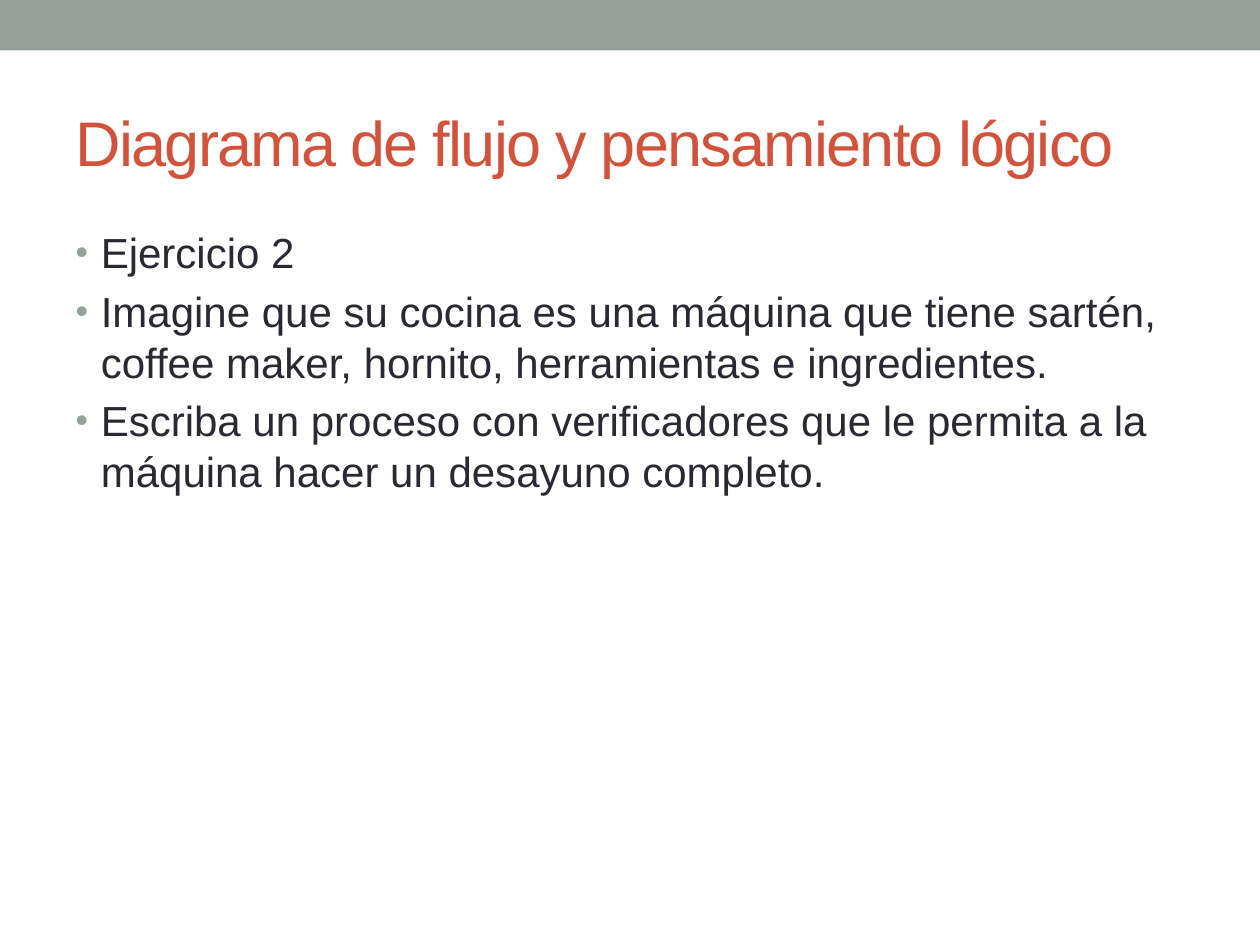
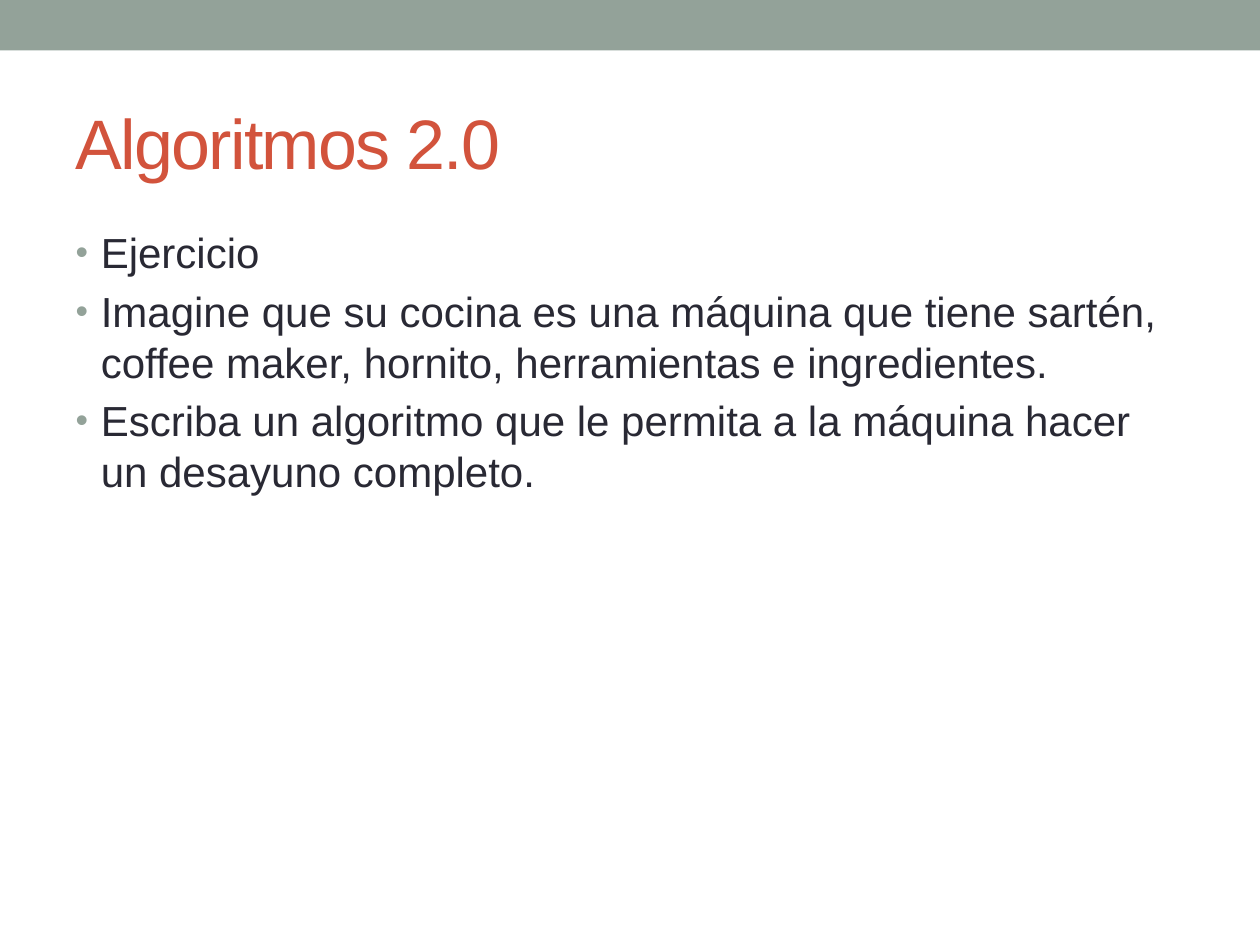
Before and after one commit to esolorzanob/UPI_Introduccion, a slide deck: slide 4 of Semana 2.pptx (slide 8 before the commit). Drawn at 1260x945 pixels with LibreOffice and Linux fonts; fonts in the diff are those of the drawing. Boxes give left, top, right and bottom in pixels: in the first picture for what was removed or moved away, otherwise in the second. Text is boxed around its words. In the diff, an @@ line names an element or a change of style, - is before the commit and + after.

```diff
--- a/Semana 2.pptx
+++ b/Semana 2.pptx
@@ title at <box>76,118,500,182</box>: text changed; size 36 to 40 pt @@
-Diagrama de flujo y pensamiento lógico
+Algoritmos 2.0
@@ text at <box>101,237,260,277</box>: text changed @@
-• Ejercicio 2
+• Ejercicio
@@ text at <box>101,405,1130,495</box>: text changed @@
-• Escriba un proceso con verificadores que le permita a la máquina hacer un desayuno completo.
+• Escriba un algoritmo que le permita a la máquina hacer un desayuno completo.
```
Also in this commit, not shown: 3 other slides changed, 8 slides added.
